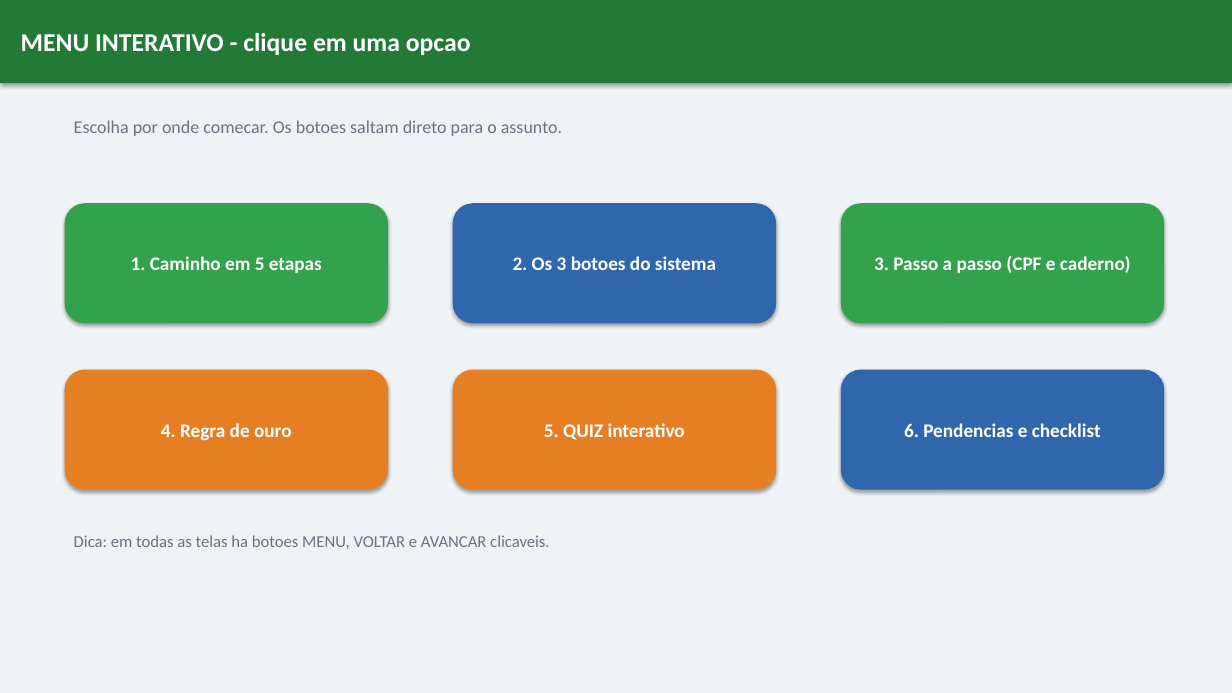
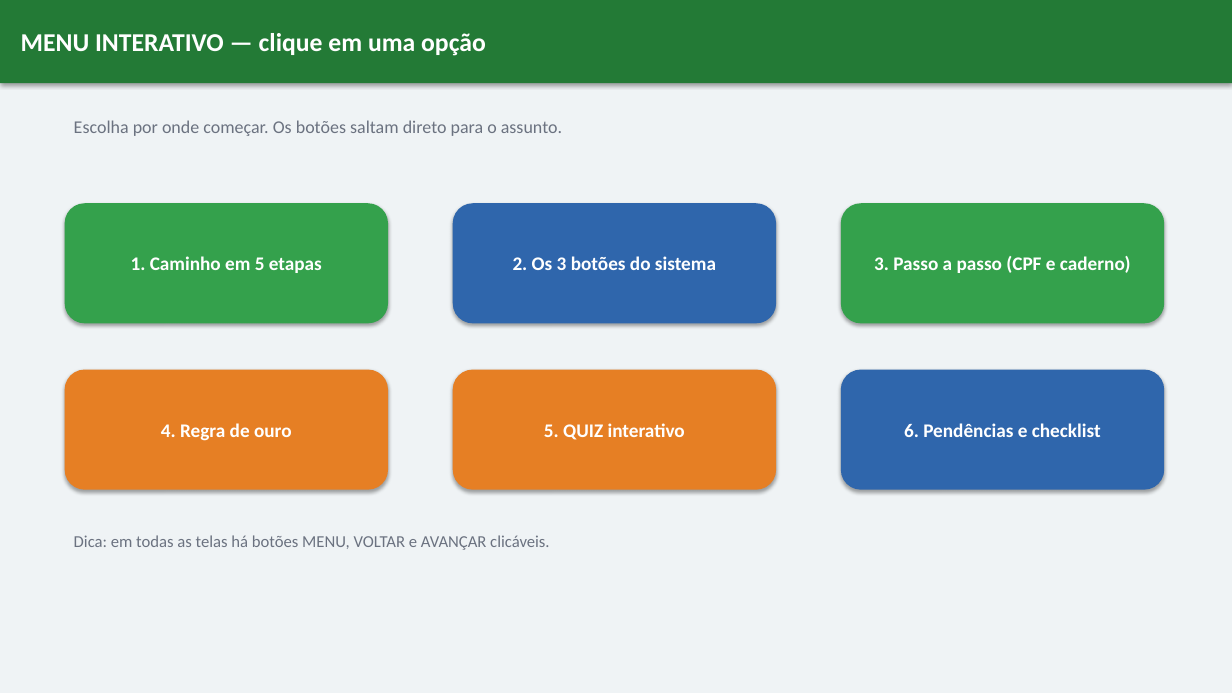
Before and after one commit to Geovane-Maia/Auto-Escola, a slide deck: slide 2 of Apresentacao-Interativa-ABCDETRAN.pptx. Drawn at 1232x693 pixels with LibreOffice and Linux fonts; fonts in the diff are those of the drawing. Boxes give left, top, right and bottom in pixels: in the first picture for what was removed or moved away, otherwise in the second. Text is boxed around its words. In the diff, an @@ line names an element or a change of style, - is before the commit and + after.

Commit message:
PDF e PowerPoint atualizados para prova de 2 horas

```diff
--- a/Apresentacao-Interativa-ABCDETRAN.pptx
+++ b/Apresentacao-Interativa-ABCDETRAN.pptx
@@ text in rectangle at [21,33,486,56]: text changed @@
-MENU INTERATIVO - clique em uma opcao
+MENU INTERATIVO — clique em uma opção
@@ text at [74,120,562,136]: text changed @@
-Escolha por onde comecar. Os botoes saltam direto para o assunto.
+Escolha por onde começar. Os botões saltam direto para o assunto.
@@ text in rounded rectangle at [513,256,716,270]: text changed @@
-2. Os 3 botoes do sistema
+2. Os 3 botões do sistema
@@ text in rounded rectangle at [904,423,1101,437]: text changed @@
-6. Pendencias e checklist
+6. Pendências e checklist
@@ text at [74,535,549,550]: text changed @@
-Dica: em todas as telas ha botoes MENU, VOLTAR e AVANCAR clicaveis.
+Dica: em todas as telas há botões MENU, VOLTAR e AVANÇAR clicáveis.
```
Also in this commit, not shown: 15 other slides changed, 1 other file.
